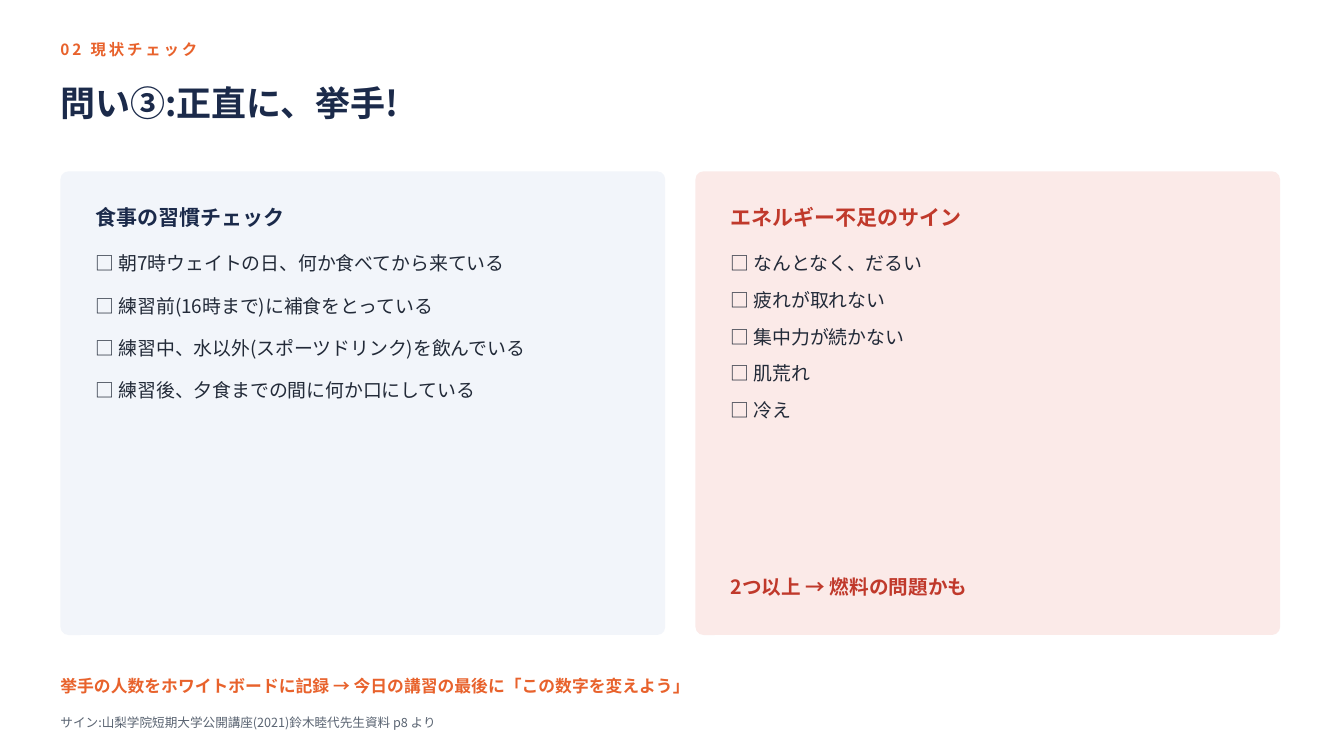
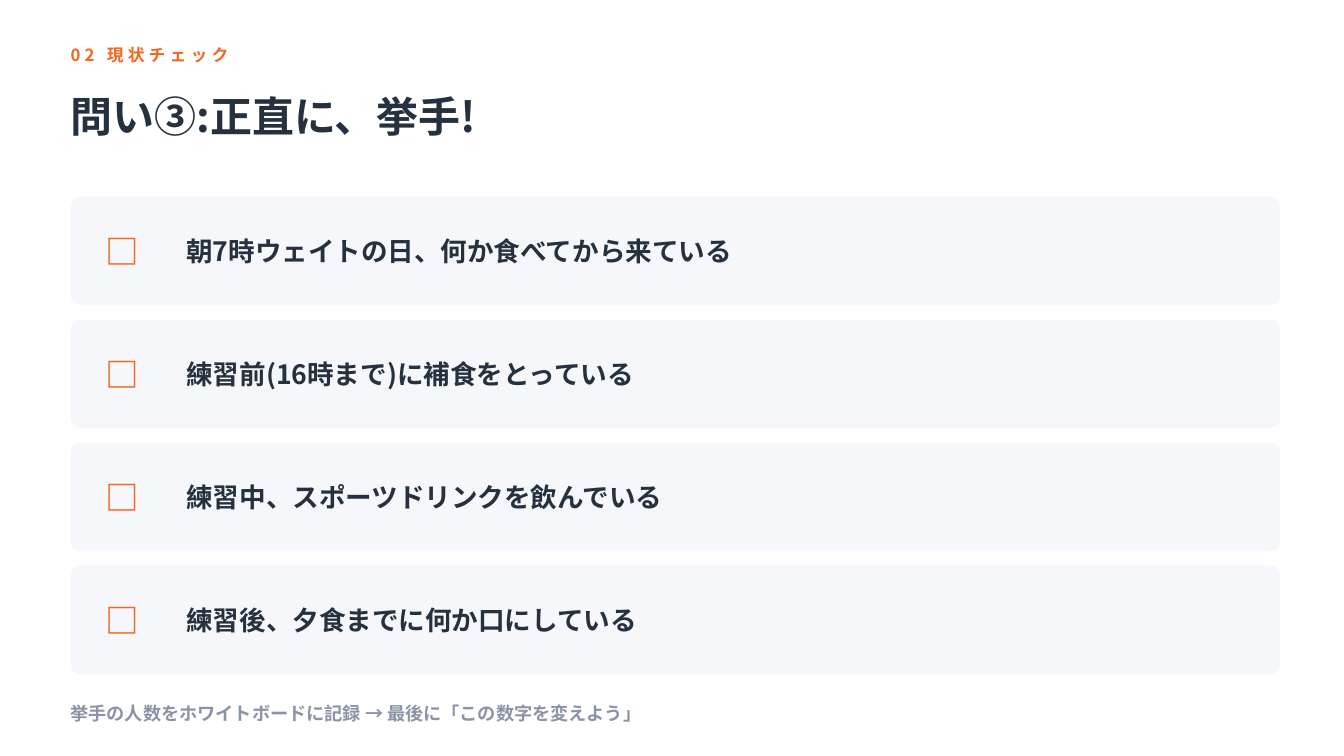
Before and after one commit to k-nomiya/Claude-Code-Test, a slide deck: slide 14 of nutrition-workshop/slides.pptx. Drawn at 1344x756 pixels with LibreOffice and Linux fonts; fonts in the diff are those of the drawing. Boxes give left, top, right and bottom in pixels: in the first picture for what was removed or moved away, otherwise in the second. Text is boxed around its words. In the diff, an @@ line names an element or a change of style, - is before the commit and + after.

```diff
--- a/nutrition-workshop/slides.pptx
+++ b/nutrition-workshop/slides.pptx
@@ text "02 現状チェック": place and size @@
-text "02 現状チェック" at [60, 42, 198, 57]
+text "02 現状チェック" at [71, 46, 229, 63]
@@ text "02 現状チェック" at [71, 46, 229, 63]: size 11 to 12 pt, text colour #E8622C to #F4661F, letter spacing 2 to 3 pt @@
@@ text "問い③:正直に、挙手!": place and size @@
-text "問い③:正直に、挙手!" at [60, 86, 398, 120]
+text "問い③:正直に、挙手!" at [71, 96, 477, 136]
@@ text "問い③:正直に、挙手!" at [71, 96, 477, 136]: size 25 to 30 pt, text colour #1B2A4A to #26313F @@
@@ rounded rectangle: place and size @@
-rounded rectangle at [60, 171, 665, 635]
+rounded rectangle at [71, 197, 1280, 306]
@@ rounded rectangle at [71, 197, 1280, 306]: fill #F2F5FA to #F5F7FA; proportions changed @@
@@ text removed at [96, 207, 285, 227] @@
-食事の習慣チェック
@@ text added at [106, 197, 176, 306], 24 pt, text #F4661F, bold @@
+□
@@ text "朝7時ウェイトの日、何か食べてから来ている" at [186, 238, 731, 264]: vertical alignment top to middle @@
@@ text removed at [731, 207, 962, 227] @@
-エネルギー不足のサイン
@@ text at [186, 238, 731, 264]: text changed; size 13.5 to 19 pt; text colour #222A38 to #26313F; bold on @@
-□ 朝7時ウェイトの日、何か食べてから来ている
-□ 練習前(16時まで)に補食をとっている
-□ 練習中、水以外(スポーツドリンク)を飲んでいる
-□ 練習後、夕食までの間に何か口にしている
+朝7時ウェイトの日、何か食べてから来ている
@@ rounded rectangle: place and size @@
-rounded rectangle at [696, 171, 1280, 635]
+rounded rectangle at [71, 320, 1280, 429]
@@ rounded rectangle at [71, 320, 1280, 429]: fill #FBEAE8 to #F5F7FA; proportions changed @@
@@ text added at [106, 320, 176, 429], 24 pt, text #F4661F, bold @@
+□
@@ text "練習前(16時まで)に補食をとっている" at [186, 361, 633, 390]: vertical alignment top to middle @@
@@ text at [186, 361, 633, 390]: text changed; size 13.5 to 19 pt; text colour #222A38 to #26313F; bold on @@
-□ なんとなく、だるい
-□ 疲れが取れない
-□ 集中力が続かない
-□ 肌荒れ
-□ 冷え
+練習前(16時まで)に補食をとっている
@@ rounded rectangle added at [71, 443, 1280, 552], fill #F5F7FA @@
@@ text added at [106, 443, 176, 552], 24 pt, text #F4661F, bold @@
+□
@@ text added at [186, 484, 662, 510], 19 pt, text #26313F, bold @@
+練習中、スポーツドリンクを飲んでいる
@@ rounded rectangle added at [71, 566, 1280, 675], fill #F5F7FA @@
@@ text added at [106, 566, 176, 675], 24 pt, text #F4661F, bold @@
+□
@@ text removed at [731, 577, 968, 596] @@
-2つ以上 → 燃料の問題かも
@@ text added at [186, 607, 636, 633], 19 pt, text #26313F, bold @@
+練習後、夕食までに何か口にしている
@@ text removed at [60, 716, 436, 730] @@
-サイン:山梨学院短期大学公開講座(2021)鈴木睦代先生資料 p8 より
@@ text at [71, 704, 641, 722]: text changed; size 12 to 13 pt; text colour #E8622C to #8A94A6 @@
-挙手の人数をホワイトボードに記録 → 今日の講習の最後に「この数字を変えよう」
+挙手の人数をホワイトボードに記録 → 最後に「この数字を変えよう」
```
Also in this commit, not shown: 44 other slides changed, 1 slide added.
